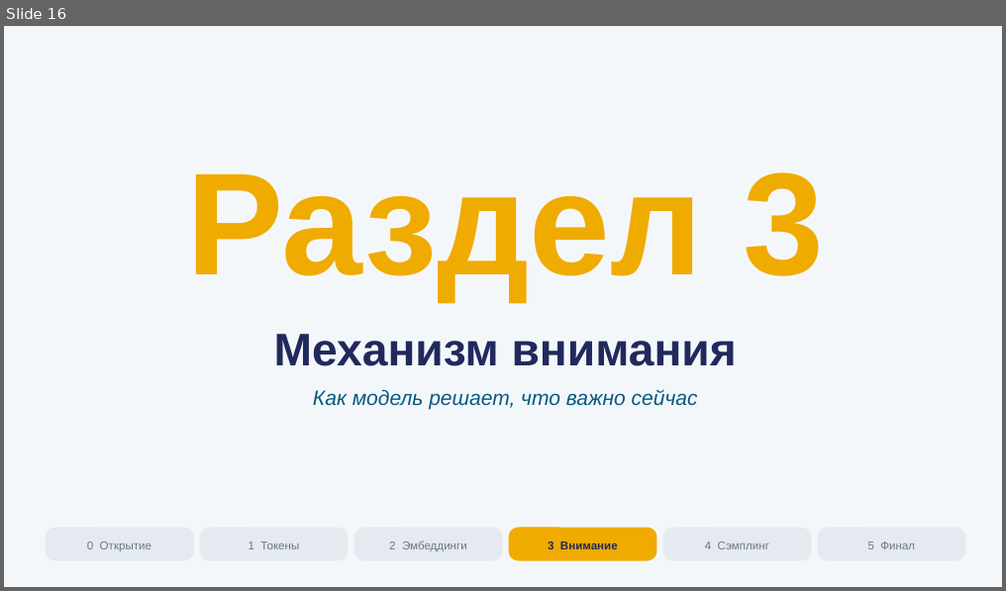
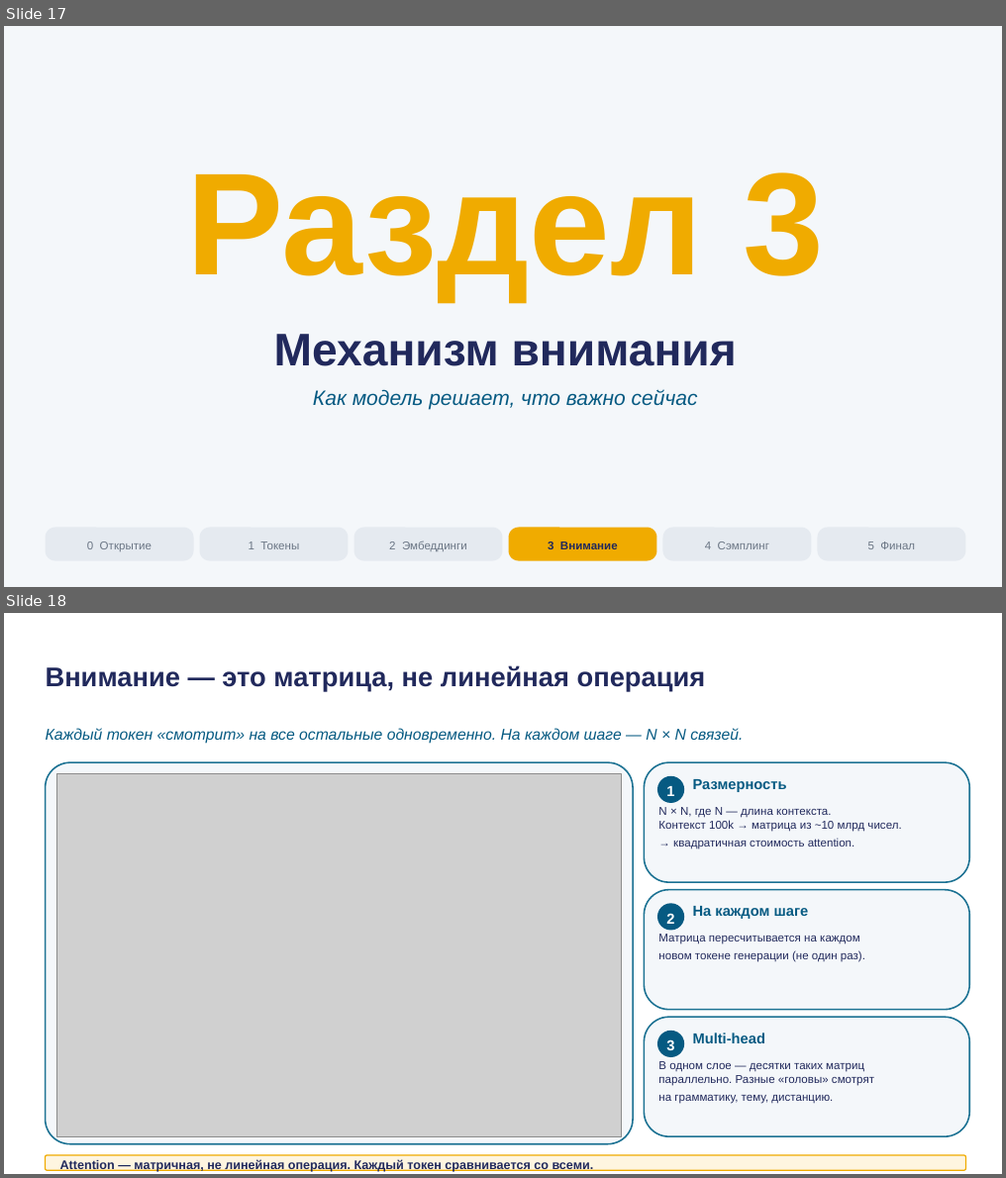
Before and after one commit to tellina-study/AI-usage-lessons, a slide deck: library/lectures/lec-02/rendered/lec-02.pptx. Shown one above the other, each under a label of ours: slide 16 before the commit, slides 17 and 18 after it. The pictures are 1006x591 and 1006x1178 pixels, drawn with LibreOffice and Linux fonts; fonts in the diff are those of the drawing; grey boxes stand for pictures. Boxes give left, top, right and bottom in pixels: in the first picture for what was removed or moved away, otherwise in the second. Text is boxed around its words. In the diff, an @@ line names an element or a change of style, - is before the commit and + after.

```diff
--- a/library/lectures/lec-02/rendered/lec-02.pptx
+++ b/library/lectures/lec-02/rendered/lec-02.pptx
@@ slide 18 added at bbox=[4, 613, 1002, 1174], background #FFFFFF @@
@@ text added at bbox=[46, 665, 706, 691], 26 pt, text #21295C, bold @@
+Внимание — это матрица, не линейная операция
@@ text added at bbox=[46, 728, 743, 744], 15 pt, text #065A82, italic @@
+Каждый токен «смотрит» на все остальные одновременно. На каждом шаге — N × N связей.
@@ rounded rectangle added at bbox=[46, 762, 633, 1145], fill #F4F7FA, outline #1C7293 1.5 pt @@
@@ picture added at bbox=[56, 774, 622, 1137] @@
@@ rounded rectangle added at bbox=[645, 762, 969, 882], fill #F4F7FA, outline #1C7293 1.5 pt @@
@@ rounded rectangle added at bbox=[657, 776, 684, 803], fill #065A82 @@
@@ text added at bbox=[666, 786, 674, 796], 14 pt, text #FFFFFF, bold @@
+1
@@ text added at bbox=[693, 779, 787, 792], 14 pt, text #065A82, bold @@
+Размерность
@@ text added at bbox=[658, 807, 901, 850], 11 pt, text #21295C @@
+N × N, где N — длина контекста.
+Контекст 100k → матрица из ~10 млрд чисел.
+→ квадратичная стоимость attention.
@@ rounded rectangle added at bbox=[645, 890, 969, 1010], fill #F4F7FA, outline #1C7293 1.5 pt @@
@@ rounded rectangle added at bbox=[657, 903, 684, 931], fill #065A82 @@
@@ text added at bbox=[693, 906, 809, 919], 14 pt, text #065A82, bold @@
+На каждом шаге
@@ text added at bbox=[658, 934, 865, 962], 11 pt, text #21295C @@
+Матрица пересчитывается на каждом
+новом токене генерации (не один раз).
@@ text added at bbox=[666, 913, 674, 924], 14 pt, text #FFFFFF, bold @@
+2
@@ rounded rectangle added at bbox=[645, 1017, 969, 1137], fill #F4F7FA, outline #1C7293 1.5 pt @@
@@ rounded rectangle added at bbox=[657, 1031, 684, 1058], fill #065A82 @@
@@ text added at bbox=[666, 1040, 674, 1051], 14 pt, text #FFFFFF, bold @@
+3
@@ text added at bbox=[693, 1033, 766, 1044], 14 pt, text #065A82, bold @@
+Multi-head
@@ text added at bbox=[658, 1061, 874, 1104], 11 pt, text #21295C @@
+В одном слое — десятки таких матриц
+параллельно. Разные «головы» смотрят
+на грамматику, тему, дистанцию.
@@ rounded rectangle added at bbox=[46, 1156, 966, 1170], fill #FEF5E0, outline #F0AB00 1.2 pt @@
@@ text added at bbox=[60, 1159, 594, 1172], 12 pt, text #21295C, bold @@
+Attention — матричная, не линейная операция. Каждый токен сравнивается со всеми.
@@ what was slide 16 is now slide 17 @@
```
Also in this commit, not shown: 6 slides changed, 4 other slides added, 3 slides removed, 47 other files.
